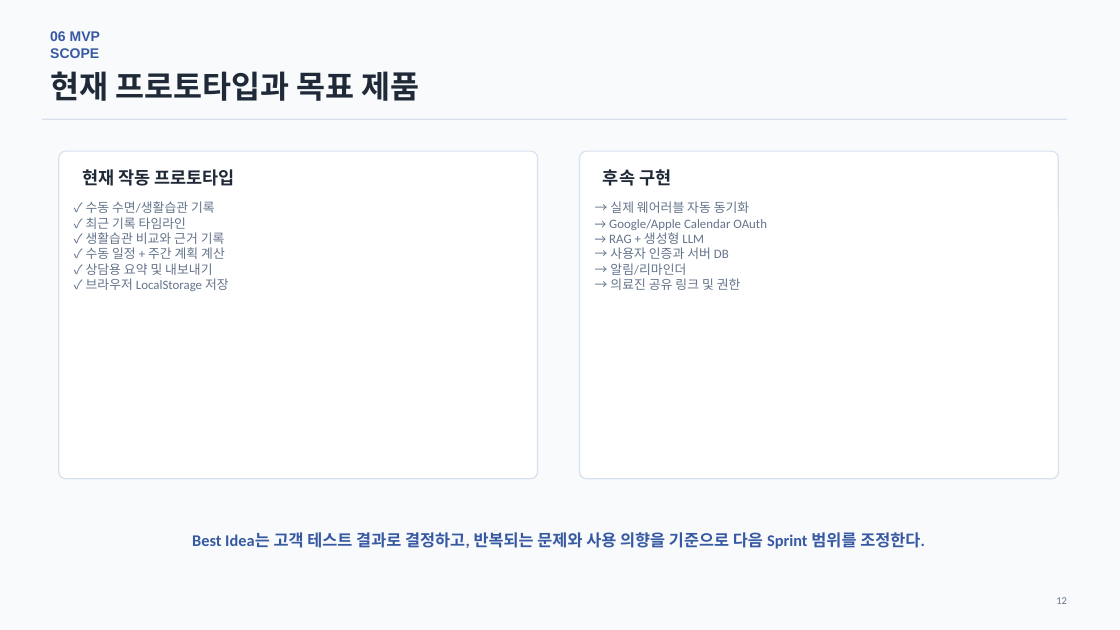
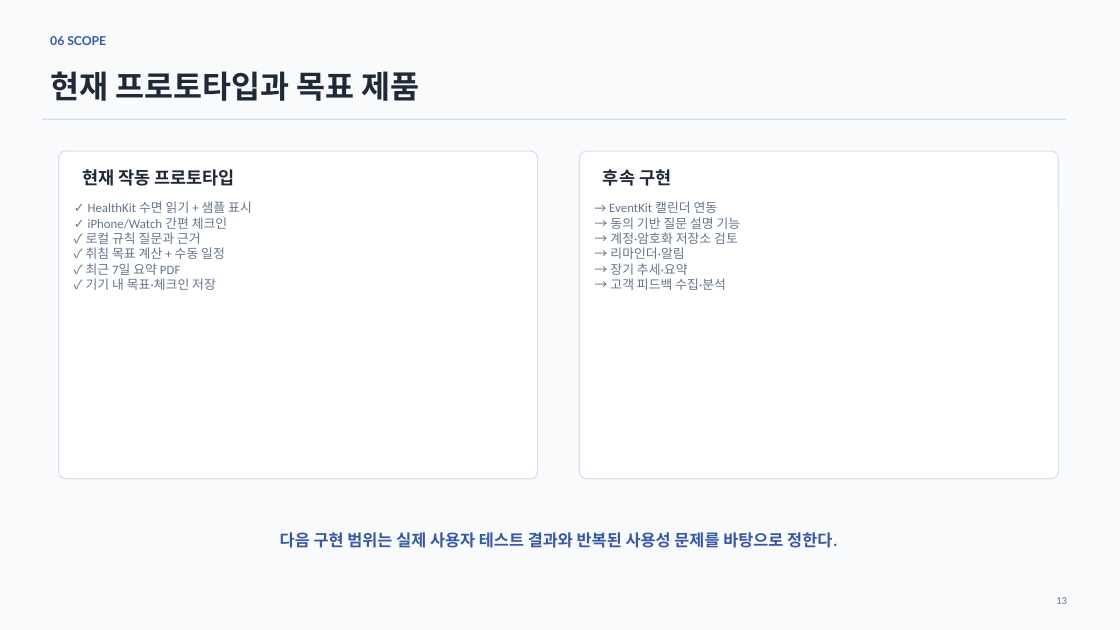
Before and after one commit to JinWoong-Jung/snorlax, a slide deck: slide 13 of 02_Jammanbo_UIUX.pptx (slide 12 before the commit). Drawn at 1120x630 pixels with LibreOffice and Linux fonts; fonts in the diff are those of the drawing. Boxes give left, top, right and bottom in pixels: in the first picture for what was removed or moved away, otherwise in the second. Text is boxed around its words. In the diff, an @@ line names an element or a change of style, - is before the commit and + after.

```diff
--- a/02_Jammanbo_UIUX.pptx
+++ b/02_Jammanbo_UIUX.pptx
@@ text at (50, 36, 106, 45): text changed; size 12 to 10.5 pt; font Arial to Lato @@
-06 MVP SCOPE
+06 SCOPE
@@ text "현재 프로토타입과 목표 제품" at (50, 71, 420, 101): font Arial to Lato @@
@@ text at (86, 201, 252, 290): text changed @@
-✓ 수동 수면/생활습관 기록
-✓ 최근 기록 타임라인
-✓ 생활습관 비교와 근거 기록
-✓ 수동 일정 + 주간 계획 계산
-✓ 상담용 요약 및 내보내기
-✓ 브라우저 LocalStorage 저장
+✓ HealthKit 수면 읽기 + 샘플 표시
+✓ iPhone/Watch 간편 체크인
+✓ 로컬 규칙 질문과 근거
+✓ 취침 목표 계산 + 수동 일정
+✓ 최근 7일 요약 PDF
+✓ 기기 내 목표·체크인 저장
@@ text at (609, 201, 741, 290): text changed @@
-→ 실제 웨어러블 자동 동기화
-→ Google/Apple Calendar OAuth
-→ RAG + 생성형 LLM
-→ 사용자 인증과 서버 DB
-→ 알림/리마인더
-→ 의료진 공유 링크 및 권한
+→ EventKit 캘린더 연동
+→ 동의 기반 질문 설명 기능
+→ 계정·암호화 저장소 검토
+→ 리마인더·알림
+→ 장기 추세·요약
+→ 고객 피드백 수집·분석
@@ text at (280, 532, 837, 548): text changed @@
-Best Idea는 고객 테스트 결과로 결정하고, 반복되는 문제와 사용 의향을 기준으로 다음 Sprint 범위를 조정한다.
+다음 구현 범위는 실제 사용자 테스트 결과와 반복된 사용성 문제를 바탕으로 정한다.
```
Also in this commit, not shown: 7 other slides changed, 5 slides added, 4 slides removed, 58 other files.
